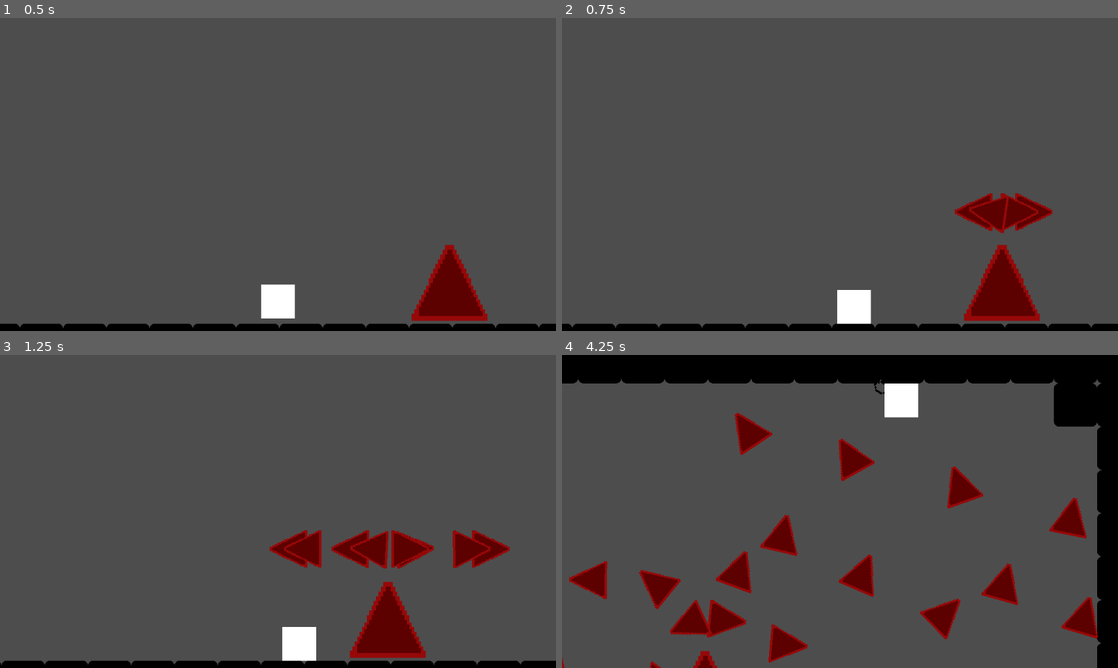
Above: before the commit, frames 1-4 (two rows, left to right).
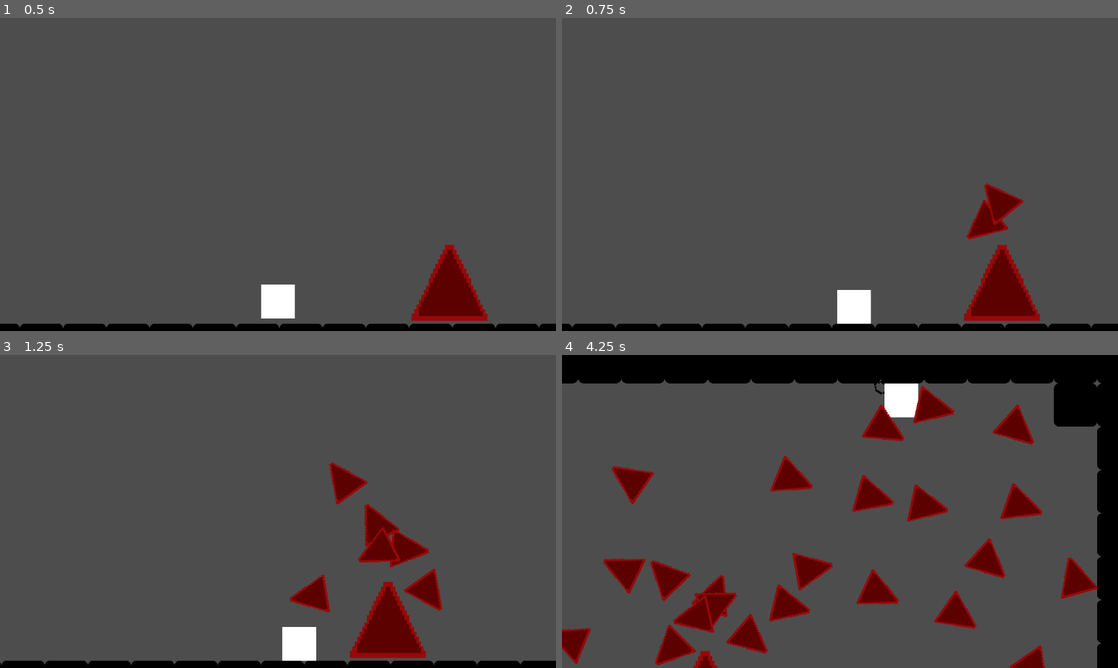
Above: after the commit, the same moments.

Repository: LitheFulminare/Operation-Venulysian
Game: Godot game, scene res://Game scenes/Shredder boss test.tscn
Two runs of this game, one before a commit and one after it. Both use one fixed random seed, a clock stepped at 60 frames per second and the inputs below. This scene is started directly instead of the project's main scene. The engine's default icon, where the game draws it, is replaced by a stand-in: a white triangle on a blue panel in a dark square.
Inputs (mouse positions are in pixels of both pictures, inside the frame that each line leads up to):
- Up to frame 1 (0.5 s): no input
- Up to frame 2 (0.75 s): tap Enter (ui_accept) at 0.5, 0.6 s; move the mouse to (962, 158) at 0.52 s; hold D (Right) from 0.53 s (still down)
- Up to frame 3 (1.25 s): keep holding D (Right); tap Enter (ui_accept) at 0.77, 1.07 s
- Up to frame 4 (4.25 s): move the mouse to (728, 527) at 1.27 s; tap Shift (Dash) at 1.35 s; tap Enter (ui_accept) at 1.52, 1.55, 1.82, 2.3, 3.02, 3.05, 3.32, 3.6, 3.77, 4.07 s; move the mouse to (895, 442) at 2.02 s; release D (Right) at 2.03 s; hold A (Left) 2.03-2.78 s; tap F (Grappling Hook) at 2.1 s; move the mouse to (812, 574) at 2.77 s; hold D (Right) from 2.78 s (still down); click (812, 574) at 2.85 s; move the mouse to (1006, 558) at 3.52 s

Frame 1 is identical in both runs. In frame 2, 1.3% of the frame differs, in the area x 70-89%, y 52-71%; in frame 3, 4.1%; in frame 4, 15%, in the area x 0-97%, y 10-100%.

Commit message:
spawn boids over time & setup boundaries

Diff:
--- a/Operation Venulysian/Enemies/Bosses/Shredder Boss/Shredder Boss.tscn
+++ b/Operation Venulysian/Enemies/Bosses/Shredder Boss/Shredder Boss.tscn
@@ -1,18 +1,36 @@
-[gd_scene load_steps=4 format=3 uid="uid://c0ofnjratfvgp"]
+[gd_scene load_steps=6 format=3 uid="uid://c0ofnjratfvgp"]
 
 [ext_resource type="Texture2D" uid="uid://cr3yofclobcpk" path="res://Enemies/Shredder/ShredderSprite.png" id="1_s47nl"]
 [ext_resource type="Script" uid="uid://5br54t2nlxmw" path="res://Enemies/Bosses/Shredder Boss/shredder_boss.gd" id="1_tvo80"]
 [ext_resource type="PackedScene" uid="uid://cotatg05vt0u2" path="res://Enemies/Shredder/Shredder.tscn" id="3_rmffu"]
+[ext_resource type="PackedScene" uid="uid://csbe37fa7co5e" path="res://Enemies/Shredder/Shredder Spawn.tscn" id="4_tefhh"]
 
-[node name="ShredderBoss" type="Node2D" node_paths=PackedStringArray("shredder_spawn")]
+[sub_resource type="RectangleShape2D" id="RectangleShape2D_tefhh"]
+size = Vector2(201, 81.5714)
+
+[node name="ShredderBoss" type="Node2D" node_paths=PackedStringArray("shredder_spawn", "shredder_spawner", "shredder_boundary")]
 texture_filter = 1
 scale = Vector2(7, 7)
 script = ExtResource("1_tvo80")
-shredder_spawn = NodePath("Shredder Spawn")
+shredder_spawn = NodePath("Shredder Nodes/Shredder Spawn")
 shredder_scene = ExtResource("3_rmffu")
+shredder_spawner = NodePath("Shredder Nodes/ShredderSpawn")
+shredder_boundary = NodePath("Shredder Nodes/Boundaries")
 
 [node name="Sprite2D" type="Sprite2D" parent="."]
 texture = ExtResource("1_s47nl")
 
-[node name="Shredder Spawn" type="Marker2D" parent="."]
+[node name="Shredder Nodes" type="Node2D" parent="."]
+
+[node name="Shredder Spawn" type="Marker2D" parent="Shredder Nodes"]
 position = Vector2(0, -30)
+scale = Vector2(1, 1)
+
+[node name="ShredderSpawn" parent="Shredder Nodes" instance=ExtResource("4_tefhh")]
+position = Vector2(1.57143, -0.142856)
+scale = Vector2(1, 1)
+
+[node name="Boundaries" type="CollisionShape2D" parent="Shredder Nodes"]
+position = Vector2(0, -60)
+shape = SubResource("RectangleShape2D_tefhh")
+debug_color = Color(0, 0.6, 0.701961, 0.2)
--- a/Operation Venulysian/Enemies/Bosses/Shredder Boss/shredder_boss.gd
+++ b/Operation Venulysian/Enemies/Bosses/Shredder Boss/shredder_boss.gd
@@ -1,12 +1,14 @@
 class_name ShredderBoss extends Node2D
 
+@export_group("Components")
 @export var shredder_spawn: Marker2D
-@export var shredder_count: int = 2
+@export var shredder_scene: PackedScene
+@export var shredder_spawner: ShredderSpawner
+@export var shredder_boundary: CollisionShape2D
 
-@export var shredder_scene: PackedScene
-
-#func _ready() -> void:
-	#spawn_shredders()
+@export_group("Parameters")
+@export var shredder_count: int = 4
+@export var shredder_spawn_delay: float = 0.5
 
 func _process(delta: float) -> void:
 	if Input.is_action_just_pressed("ui_accept"):
@@ -17,6 +19,10 @@
 		var shredder: Shredder = shredder_scene.instantiate()
 		add_child(shredder)
 		shredder.global_position = shredder_spawn.global_position
+		shredder.rotate(deg_to_rad(270))
+		shredder.boundary_rect = Rect2(shredder_boundary.global_position, shredder_boundary.shape.size)
 
 		if i % 2 == 0:
 			shredder.global_position.x += 10
+
+		await get_tree().create_timer(shredder_spawn_delay).timeout
--- /dev/null
+++ b/Operation Venulysian/Enemies/Shredder/Shredder Spawn.tscn
@@ -0,0 +1,24 @@
+[gd_scene load_steps=3 format=3 uid="uid://csbe37fa7co5e"]
+
+[ext_resource type="Script" uid="uid://bid67n4nh0cuj" path="res://Enemies/Shredder/shredder_spawn.gd" id="1_3jlpr"]
+[ext_resource type="PackedScene" uid="uid://cotatg05vt0u2" path="res://Enemies/Shredder/Shredder.tscn" id="1_njowk"]
+
+[node name="ShredderSpawn" type="Node2D"]
+visible = false
+script = ExtResource("1_3jlpr")
+
+[node name="Shredder" parent="." instance=ExtResource("1_njowk")]
+position = Vector2(-1, 9.53674e-07)
+rotation = -1.5708
+
+[node name="Shredder2" parent="." instance=ExtResource("1_njowk")]
+position = Vector2(-1, 63)
+rotation = -1.5708
+
+[node name="Shredder3" parent="." instance=ExtResource("1_njowk")]
+position = Vector2(1, 41)
+rotation = -1.5708
+
+[node name="Shredder4" parent="." instance=ExtResource("1_njowk")]
+position = Vector2(-3, 20)
+rotation = -1.5708
--- a/Operation Venulysian/Enemies/Shredder/shredder.gd
+++ b/Operation Venulysian/Enemies/Shredder/shredder.gd
@@ -7,10 +7,18 @@
 var screen_size: Vector2
 var movv: float = 45
 
+var initial_direction: Vector2 = Vector2(0, -1)
+
+var active: bool = false
+
+var boundary_rect: Rect2
+
 func _ready() -> void:
 	rays = get_rays()
 	screen_size = get_viewport().get_visible_rect().size
 	randomize()
+
+	velocity = initial_direction * speed
 
 func get_rays() -> Array[RayCast2D]:
 	var rayArray: Array[RayCast2D]
@@ -19,8 +27,12 @@
 	return rayArray
 
 func _physics_process(delta: float) -> void:
+	#if !active:
+		#return
+
 	boids()
 	checkCollision()
+	keep_inside_bounds()
 
 	velocity = velocity.normalized() * speed
 	move()
@@ -63,12 +75,16 @@
 	steer_away /= number_of_boids
 	velocity += (steer_away)
 
+
 func checkCollision() -> void:
 	for ray in rays:
 		if ray.is_colliding():
 			var magi: float = 100 / (ray.get_collision_point() - global_position).length_squared()
 			velocity -= (ray.target_position.rotated(rotation) * magi)
 
+func keep_inside_bounds() -> void:
+	if boundary_rect == null:
+		return
 
 func _on_vision_area_2d_area_entered(area: Area2D) -> void:
 	if area != self && area is Shredder:
--- /dev/null
+++ b/Operation Venulysian/Enemies/Shredder/shredder_spawn.gd
@@ -0,0 +1,9 @@
+class_name ShredderSpawner extends Node2D
+
+@export var shredders: Array[Shredder]
+
+func spawn() -> void:
+	visible = true
+	for s in shredders:
+		s.velocity = s.initial_direction * s.speed
+		s.active = true
Not shown, added: Operation Venulysian/Enemies/Shredder/shredder_spawn.gd.uid
